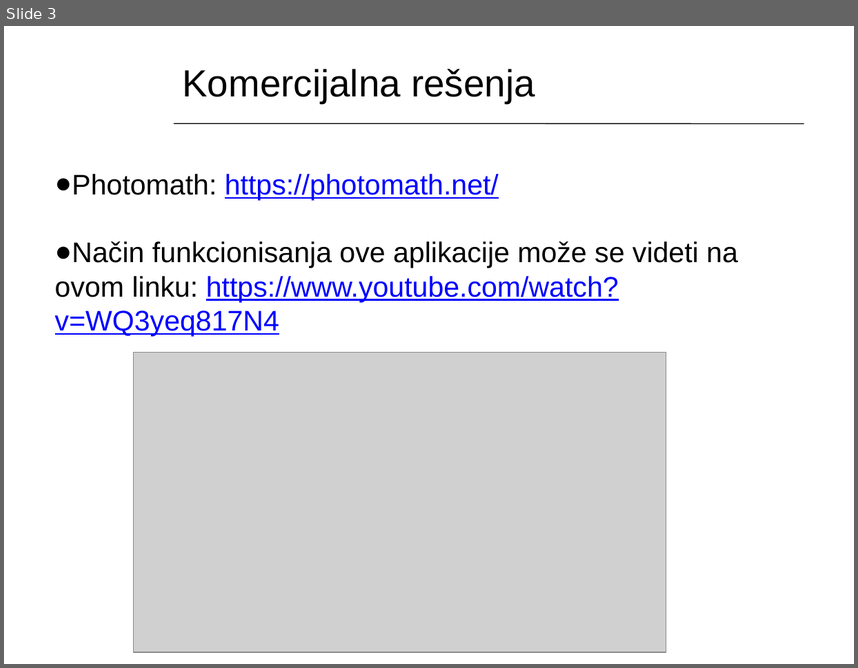
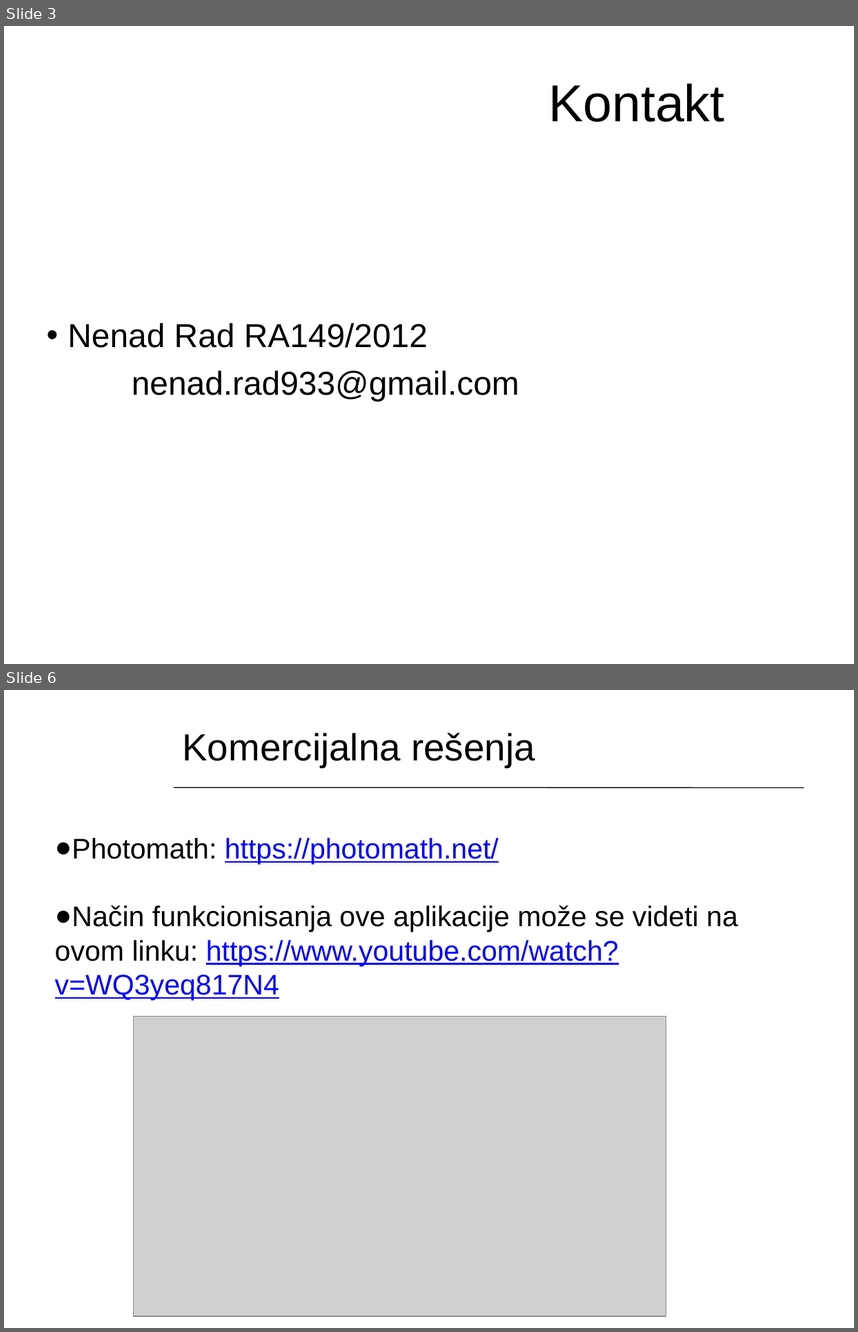
Before and after one commit to nenadrad/softProjekat, a slide deck: softProjekat.pptx. Shown one above the other, each under a label of ours: slide 3 before the commit, slides 3 and 6 after it; the slides between them are not shown. The pictures are 858x668 and 858x1332 pixels, drawn with LibreOffice and Linux fonts; fonts in the diff are those of the drawing; grey boxes stand for pictures; background and template pictures are left out. Boxes give left, top, right and bottom in pixels: in the first picture for what was removed or moved away, otherwise in the second. Text is boxed around its words. In the diff, an @@ line names an element or a change of style, - is before the commit and + after.

```diff
--- a/softProjekat.pptx
+++ b/softProjekat.pptx
@@ slide 3 added at [4, 26, 854, 664], background picture (left out) @@
@@ title added at [548, 83, 724, 122], 44 pt, text #000000 @@
+Kontakt
@@ subtitle added at [67, 323, 519, 401], 28 pt, text #000000 @@
+• Nenad Rad RA149/2012
+nenad.rad933@gmail.com
@@ what was slide 3 is now slide 6 @@
```
Also in this commit, not shown: 4 slides changed, 7 other slides added.
